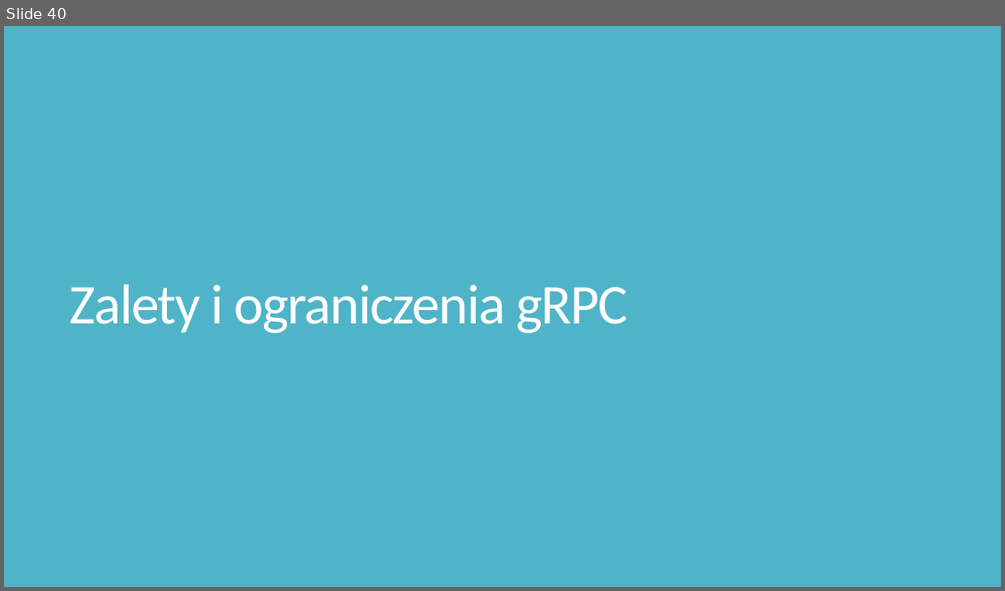
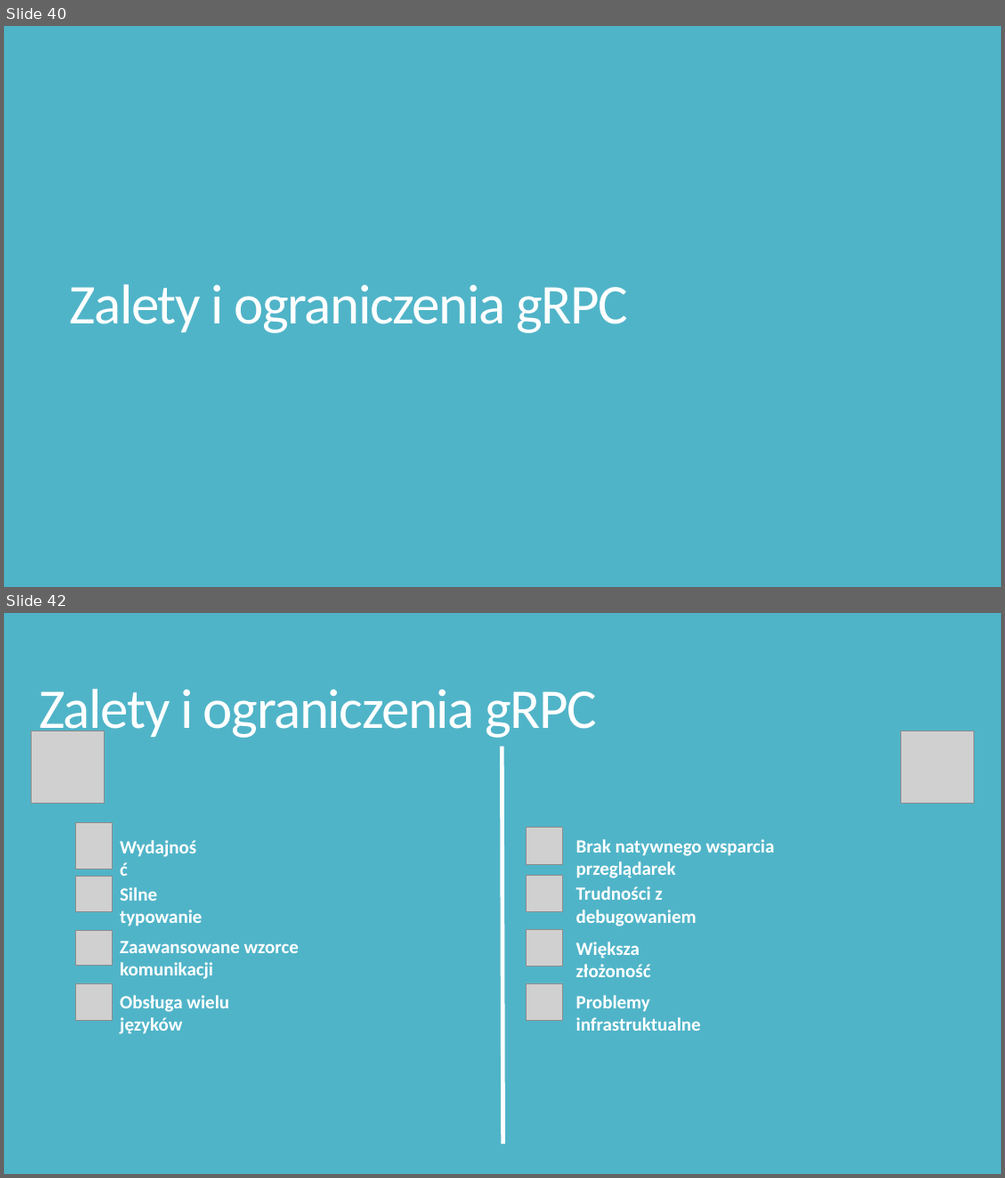
Before and after one commit to lglowinski/PlayingWithGrpc, a slide deck: grpcPrezentacja/gRPCwNET.pptx. Shown one above the other, each under a label of ours: slide 40 before the commit, slides 40 and 42 after it; the slides between them are not shown. The pictures are 1005x591 and 1005x1178 pixels, drawn with LibreOffice and Linux fonts; fonts in the diff are those of the drawing; grey boxes stand for pictures. Boxes give left, top, right and bottom in pixels: in the first picture for what was removed or moved away, otherwise in the second. Text is boxed around its words. In the diff, an @@ line names an element or a change of style, - is before the commit and + after.

```diff
--- a/grpcPrezentacja/gRPCwNET.pptx
+++ b/grpcPrezentacja/gRPCwNET.pptx
@@ slide 42 added at (x1=4, y1=613, x2=1001, y2=1174), background #50B4C8 @@
@@ title added at (x1=39, y1=689, x2=598, y2=741), 54 pt, text #FFFFFF @@
+Zalety i ograniczenia gRPC
@@ picture added at (x1=32, y1=730, x2=105, y2=803) @@
@@ picture added at (x1=900, y1=730, x2=973, y2=803) @@
@@ line added from (502, 747) to (502, 1144), #FFFFFF 4 pt @@
@@ picture added at (x1=76, y1=822, x2=113, y2=869) @@
@@ text added at (x1=113, y1=831, x2=210, y2=861), 18 pt, text #FFFFFF, bold @@
+Wydajność
@@ picture added at (x1=526, y1=827, x2=563, y2=864) @@
@@ text added at (x1=576, y1=839, x2=775, y2=878), 18 pt, text #FFFFFF, bold @@
+Brak natywnego wsparcia przeglądarek
@@ picture added at (x1=76, y1=876, x2=113, y2=912) @@
@@ picture added at (x1=526, y1=875, x2=563, y2=911) @@
@@ text added at (x1=120, y1=887, x2=202, y2=926), 18 pt, text #FFFFFF, bold @@
+Silne typowanie
@@ text added at (x1=576, y1=886, x2=696, y2=926), 18 pt, text #FFFFFF, bold @@
+Trudności z debugowaniem
@@ picture added at (x1=76, y1=931, x2=113, y2=965) @@
@@ picture added at (x1=526, y1=929, x2=563, y2=966) @@
@@ text added at (x1=120, y1=941, x2=299, y2=979), 18 pt, text #FFFFFF, bold @@
+Zaawansowane wzorce komunikacji
@@ text added at (x1=576, y1=941, x2=651, y2=977), 18 pt, text #FFFFFF, bold @@
+Większa złożoność
@@ picture added at (x1=76, y1=983, x2=113, y2=1020) @@
@@ picture added at (x1=526, y1=983, x2=563, y2=1020) @@
@@ text added at (x1=120, y1=995, x2=229, y2=1034), 18 pt, text #FFFFFF, bold @@
+Obsługa wielu języków
@@ text added at (x1=576, y1=995, x2=701, y2=1030), 18 pt, text #FFFFFF, bold @@
+Problemy infrastruktualne
```
Also in this commit, not shown: 1 slide changed, 1 other slide added, 1 slide removed, 7 other files.
